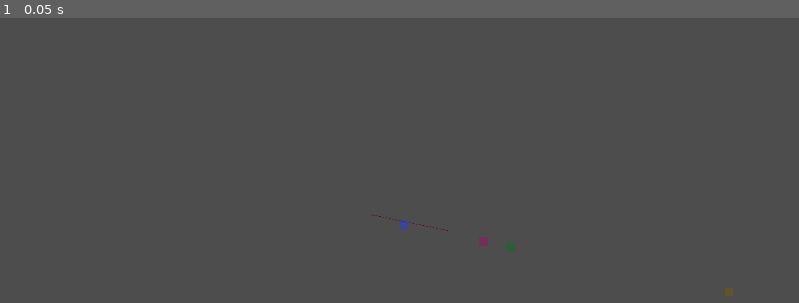
Above: before the commit, frame 1.
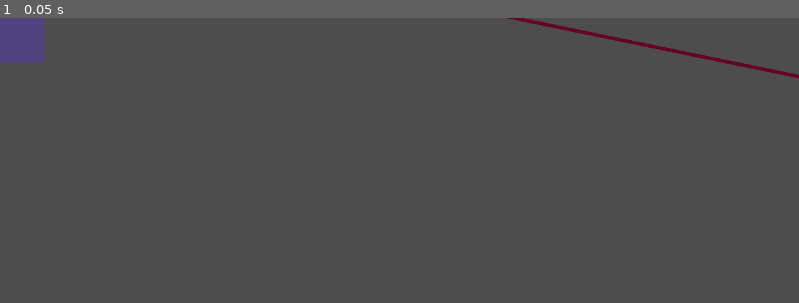
Above: after the commit, the same moment.

Repository: kit-solent/refrigerate
Game: Godot game, scene res://portals/portal.tscn
The game is run twice, just before and just after one commit, with the same random seed, the same clock (stepped at 60 frames per second) and the same inputs. This scene is started directly instead of the project's main scene.
Inputs:
- Up to frame 1 (0.05 s): no input

The runs differ from the first frame. In frame 1, 1.5% of the frame differs, in the area x 0-100%, y 0-98%.

Commit message:
SaveBot commit at 2024-11-07 20:26:30

Diff:
--- a/core/tools.gd
+++ b/core/tools.gd
@@ -164,13 +164,105 @@
 
 func clip_line_vrt(start:Vector2, stop:Vector2, upper_limit:float, lower_limit:float):
 	"""
-	Vertically clippes the line from start to stop against the upper and lower limits.
-	Regardless of the input points the line will be returned from the top down.
-	If the line does not lie within the limits return and empty PackedVector2Array
-	"""
-	# order the start and stop points vertically
-	var upper_point = start if start.y < stop.y else stop
-	var lower_point = stop if stop.y < start.y else start
-
-	if upper_point.y:
-		pass # TODO
+	Vertically clippes the line segment from start to stop against the upper and lower limits.
+	Regardless of the input points the line segment will be returned from the top down.
+	If the line segment does not lie within the limits return an empty PackedVector2Array
+	"""
+	# order the start and stop points vertically to ensure that start is above
+	if start.y > stop.y:
+		var temp = start
+		start = stop
+		stop = temp
+
+	if stop.y < upper_limit or start.y > lower_limit:
+		# if the line is entirly above or below the limit
+		print("failing as entirly above or below limits")
+		print(start)
+		print(stop)
+		print(upper_limit)
+		print(lower_limit)
+		print("END BLOCK")
+		#
+		#failing as entirly above or below limits
+		#(-408, -400)
+		#(720, -168)
+		#0
+		#648
+		#END BLOCK
+		#
+		return PackedVector2Array()
+
+	var dist
+	if start.y < upper_limit:
+		dist = (upper_limit - start.y)*(start.x - stop.x)/(stop.y - start.y)
+
+		# replace the start point with the newly calculated one.
+		start = Vector2(start.x + dist, upper_limit)
+
+	if stop.y > lower_limit:
+		dist = (stop.y - lower_limit)*(stop.x - start.x)/(stop.y - start.y)
+
+		# replace the stop point with the newly calculated one.
+		stop = Vector2(stop.x + dist, lower_limit)
+
+	return PackedVector2Array([start, stop])
+
+func clip_line_hor(start:Vector2, stop:Vector2, left_limit:float, right_limit:float):
+	"""
+	Vertically clippes the line segment from start to stop against the upper and lower limits.
+	Regardless of the input points the line segment will be returned from the top down.
+	If the line segment does not lie within the limits return an empty PackedVector2Array
+	"""
+	# order the start and stop points horizontally so that start is to the left
+	if start.x > stop.x:
+		var temp = start
+		start = stop
+		stop = temp
+
+	if stop.x < left_limit or start.x > right_limit:
+		# if the line is entirly to the left or right of the limit
+		return PackedVector2Array()
+
+	var dist
+	if start.x < left_limit:
+		dist = (left_limit - start.x)*(start.y - stop.y)/(stop.x - start.x)
+
+		# replace the start point with the newly calculated one.
+		start = Vector2(left_limit, start.y + dist)
+
+	if stop.x > right_limit:
+		dist = (stop.x - right_limit)*(stop.y - start.y)/(stop.x - start.x)
+
+		# replace the stop point with the newly calculated one.
+		stop = Vector2(right_limit, stop.y + dist)
+
+	return PackedVector2Array([start, stop])
+
+func clip_line(start:Vector2, stop:Vector2, bounds:Rect2):
+	"""
+	Returns the section of the given straight line that lies inside the given bounds.
+	Returns an empty PackedVector2Array if the line is entirly outside the bounds.
+	"""
+	var clip
+
+	# clip the line vertically
+	clip = clip_line_vrt(start, stop, bounds.position.y, bounds.position.y + bounds.size.y)
+
+	if len(clip)==0:
+		print("vrt clip failed")
+		return clip
+
+	start = clip[0]
+	stop = clip[1]
+
+	# clip the line horizontally
+	clip = clip_line_hor(start, stop, bounds.position.x, bounds.position.x + bounds.size.x)
+
+	if len(clip)==0:
+		print("hor clip failed")
+		return clip
+
+	start = clip[0]
+	stop = clip[1]
+
+	return PackedVector2Array([start, stop])
--- a/portals/portal.gd
+++ b/portals/portal.gd
@@ -3,73 +3,17 @@
 @export var pair:Portal
 
 func _ready():
-	var new = Line2D.new()
-	clip_line($line.points[0], $line.points[1], get_local_bounds())
-	$lines.add_child(new)
+	pass
+	print(get_viewport_rect()) # TODO: manage viewport shenanagans.
+	$line2.points = Core.tools.clip_line($line.points[0], $line.points[1], get_local_bounds())
+
+func _process(delta: float):
+	if Input.is_action_just_pressed("debug key"):
+
+		print("----------------------------------------")
 
 func get_local_bounds():
 	return Rect2(to_local(get_viewport_rect().position), get_viewport_rect().size)
-
-func clip_line(start:Vector2, stop:Vector2, bounds:Rect2):
-	"""
-	Returns the section of the given straight line that lies inside the given bounds.
-	Returns an empty PackedVector2Array if the line is entirly outside the bounds.
-	"""
-	var direction = stop - start
-
-	var top_limit    = bounds.position.y
-	var bottom_limit = bounds.position.y + bounds.size.y
-	var left_limit   = bounds.position.x
-	var right_limit  = bounds.position.x + bounds.size.x
-
-	var viewport_top_left     = bounds.position
-	var viewport_top_right    = bounds.position + Vector2.RIGHT * bounds.size.x
-	var viewport_bottom_left  = bounds.position + Vector2.DOWN  * bounds.size.y
-	var viewport_bottom_right = bounds.position + Vector2.DOWN  * bounds.size.y + Vector2.RIGHT * bounds.size.x
-
-	var intersects = PackedVector2Array()
-	# for each edge (top, bottom, left, right) work out where this line would intersect it
-	var top = Geometry2D.line_intersects_line(viewport_top_left, Vector2.RIGHT * bounds.size.x, start, direction)
-	if top:
-		intersects.append(top)
-
-	var right = Geometry2D.line_intersects_line(viewport_top_right, Vector2.DOWN * bounds.size.y, start, direction)
-	if right:
-		intersects.append(right)
-
-	var bottom = Geometry2D.line_intersects_line(viewport_bottom_left, Vector2.RIGHT * bounds.size.x, start, direction)
-	if bottom:
-		intersects.append(bottom)
-
-	var left = Geometry2D.line_intersects_line(viewport_top_left, Vector2.DOWN * bounds.size.y, start, direction)
-	if left:
-		intersects.append(left)
-
-	if len(intersects) == 0:
-		# if the line does not intersect the bounds
-		# TODO: has_point rejects points on the bottom or right edges so consider writing an alternative that includes those points.
-		if bounds.has_point(start) and bounds.has_point(stop):
-			# if the line is inside then return it
-			return PackedVector2Array([start, stop])
-		else:
-			# otherwise return nothing
-			return PackedVector2Array()
-	if len(intersects) == 2:
-		# if the line intersects twice then it must start and end outside
-		# in this case just return the two intersects
-		return intersects
-	if len(intersects) == 1:
-		# if there is 1 intersect then find and use the inside point and the intersect
-		if bounds.has_point(start):
-			return PackedVector2Array([start, intersects[0]])
-		elif bounds.has_point(stop):
-			return PackedVector2Array([stop, intersects[0]])
-		else:
-			printerr("what??? gfsdjgflsdg")
-	print("what?? GIUOLHK this should not ever happen")
-	print(intersects)
-	for i in range(len(intersects)):
-		get_node("dot"+str(i)).position = intersects[i]
 
 func get_portal_line(line:PackedVector2Array, bounds:Rect2):
 	"""
@@ -86,7 +30,7 @@
 	# clip all the lines
 	var clipped_lines = []
 	for l in lines:
-		var clipped_line = clip_line(l[0], l[1], bounds)
+		var clipped_line = Core.tools.clip_line(l[0], l[1], bounds)
 		if len(clipped_line) > 0:
 			# only add the line if it contains points.
 			# if it is empty then the clip must have been
--- a/portals/portal.tscn
+++ b/portals/portal.tscn
@@ -17,8 +17,14 @@
 [node name="lines" type="Node2D" parent="."]
 
 [node name="line" type="Line2D" parent="."]
+position = Vector2(760, 320)
 points = PackedVector2Array(-408, -400, 720, -168)
 width = 5.0
+default_color = Color(0.400635, 0, 0.140478, 1)
+
+[node name="line2" type="Line2D" parent="."]
+points = PackedVector2Array(424, -64, -280, 40)
+width = 34.335
 default_color = Color(0.400635, 0, 0.140478, 1)
 
 [node name="sub_viewport" type="SubViewport" parent="."]
@@ -26,9 +32,6 @@
 transparent_bg = true
 
 [node name="camera_2d" type="Camera2D" parent="sub_viewport"]
-
-[node name="camera_2d" type="Camera2D" parent="."]
-zoom = Vector2(0.1, 0.1)
 
 [node name="dot0" type="ColorRect" parent="."]
 offset_left = -64.0
